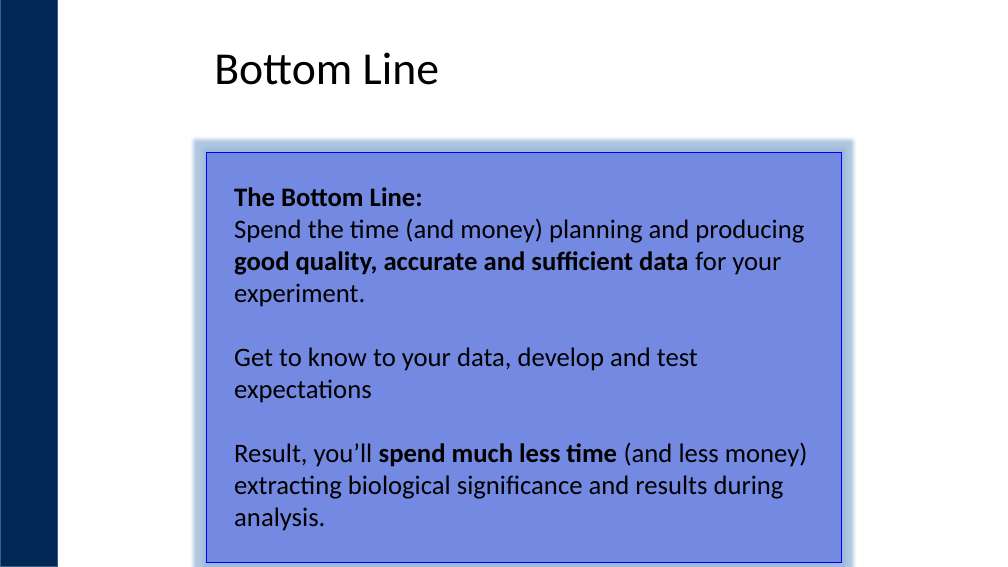
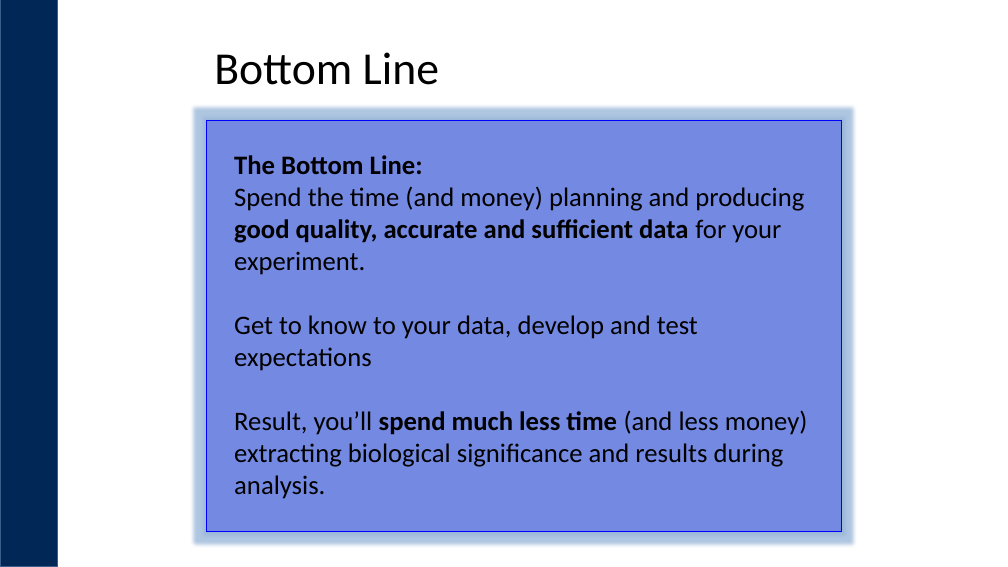
Before and after one commit to ucdavis-bioinformatics-training/2018-May-Microbial-Community-Analysis-Workshop_UCB, a slide deck: slide 31 of monday/What_is_Bioinformatics.pptx (slide 33 before the commit). Drawn at 1008x567 pixels with LibreOffice and Linux fonts; fonts in the diff are those of the drawing; background and template pictures are left out. Boxes give left, top, right and bottom in pixels: in the first picture for what was removed or moved away, otherwise in the second. Text is boxed around its words. In the diff, an @@ line names an element or a change of style, - is before the commit and + after.

```diff
--- a/monday/What_is_Bioinformatics.pptx
+++ b/monday/What_is_Bioinformatics.pptx
@@ rectangle "The Bottom Line:": place and size @@
-rectangle "The Bottom Line:" at [207,152,842,563]
+rectangle "The Bottom Line:" at [207,121,842,532]
```
Also in this commit, not shown: 5 other slides changed, 2 slides removed, 7 other files.
